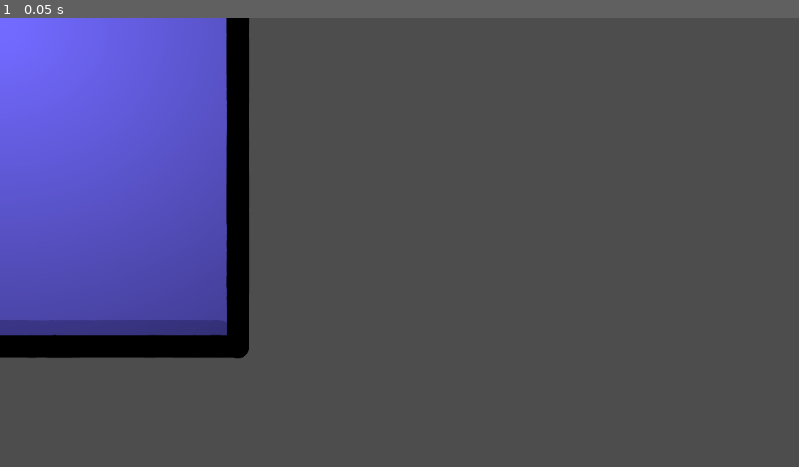
Above: before the commit, frame 1.
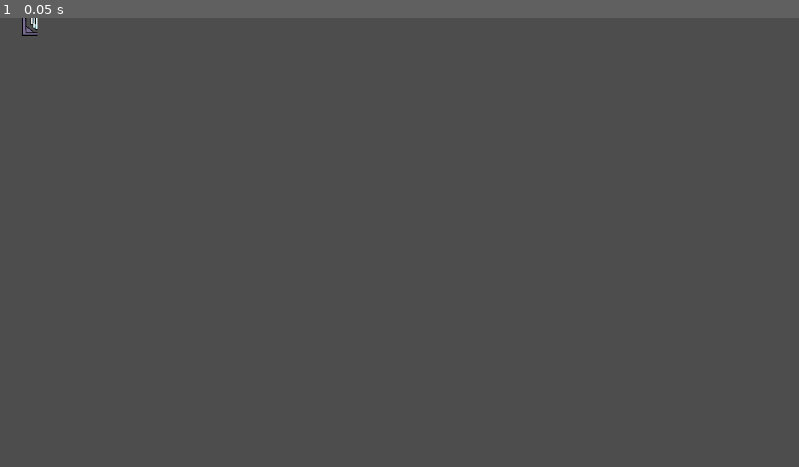
Above: after the commit, the same moment.

Repository: Middle-Endian-HackYeah25/LanternGame
Game: Godot game, scene res://Scenes/Objects/StaticLight.tscn
The game is run twice, just before and just after one commit, with the same random seed, the same clock (stepped at 60 frames per second) and the same inputs. This scene is started directly instead of the project's main scene.
Inputs:
- Up to frame 1 (0.05 s): no input

The runs differ from the first frame. In frame 1, 24% of the frame differs, in the area x 0-32%, y 0-76%.

Commit message:
added lamps

Diff:
--- a/Scenes/Objects/StaticLight.tscn
+++ b/Scenes/Objects/StaticLight.tscn
@@ -1,6 +1,6 @@
 [gd_scene load_steps=5 format=3 uid="uid://cm5whhtej6gi4"]
 
-[ext_resource type="Texture2D" uid="uid://bt8q73t2anywv" path="res://Assets/Biurko/Biurko.png" id="1_j7hgr"]
+[ext_resource type="Texture2D" uid="uid://b8xykidubwtb5" path="res://Assets/Lampa/Lampa.png" id="1_j7hgr"]
 
 [sub_resource type="Gradient" id="Gradient_t7uie"]
 colors = PackedColorArray(1, 1, 1, 1, 0, 0, 0, 1)
@@ -8,23 +8,28 @@
 [sub_resource type="GradientTexture2D" id="GradientTexture2D_210uc"]
 gradient = SubResource("Gradient_t7uie")
 fill = 1
-fill_from = Vector2(0.5, 0.5140187)
-fill_to = Vector2(0.69158876, 0.9018692)
+fill_from = Vector2(0.97196263, 0.5046729)
+fill_to = Vector2(0.41588786, 0.49532712)
 
-[sub_resource type="CircleShape2D" id="CircleShape2D_j7hgr"]
-radius = 28.218285
+[sub_resource type="CapsuleShape2D" id="CapsuleShape2D_t7uie"]
+radius = 20.131817
+height = 50.272728
 
 [node name="StaticLight" type="Node2D"]
+scale = Vector2(0.1, 0.1)
 
 [node name="Sprite2D" type="Sprite2D" parent="."]
 texture = ExtResource("1_j7hgr")
 
 [node name="PointLight2D" type="PointLight2D" parent="."]
-position = Vector2(-1.5, -5)
-scale = Vector2(26.078125, 22)
+position = Vector2(-839.99994, 0)
+scale = Vector2(43.4375, 44.999996)
+energy = 0.7
 texture = SubResource("GradientTexture2D_210uc")
 
 [node name="Area2D" type="Area2D" parent="PointLight2D"]
+position = Vector2(9.438848, 0)
 
 [node name="CollisionShape2D" type="CollisionShape2D" parent="PointLight2D/Area2D"]
-shape = SubResource("CircleShape2D_j7hgr")
+position = Vector2(1.9940081, 0.90909094)
+shape = SubResource("CapsuleShape2D_t7uie")
--- /dev/null
+++ b/Scenes/Objects/deskLamp.tscn
@@ -0,0 +1,31 @@
+[gd_scene load_steps=5 format=3 uid="uid://byosibnpdjtm"]
+
+[ext_resource type="Texture2D" uid="uid://djhopb4qxdyl6" path="res://Assets/Lampa/Lampka1.png" id="1_6khqa"]
+
+[sub_resource type="Gradient" id="Gradient_f5dbd"]
+colors = PackedColorArray(1, 1, 1, 1, 0, 0, 0, 1)
+
+[sub_resource type="GradientTexture2D" id="GradientTexture2D_3mi7m"]
+gradient = SubResource("Gradient_f5dbd")
+fill = 1
+fill_from = Vector2(0.4813084, 0.4906542)
+fill_to = Vector2(0.46728972, 0.10280374)
+
+[sub_resource type="CircleShape2D" id="CircleShape2D_lalr6"]
+radius = 32.45468
+
+[node name="DeskLamp" type="Node2D"]
+
+[node name="Sprite2D" type="Sprite2D" parent="."]
+scale = Vector2(0.1, 0.1)
+texture = ExtResource("1_6khqa")
+
+[node name="PointLight2D" type="PointLight2D" parent="."]
+position = Vector2(8.000008, 4)
+scale = Vector2(4.53125, 4.0206866)
+texture = SubResource("GradientTexture2D_3mi7m")
+
+[node name="Area2D" type="Area2D" parent="PointLight2D"]
+
+[node name="CollisionShape2D" type="CollisionShape2D" parent="PointLight2D/Area2D"]
+shape = SubResource("CircleShape2D_lalr6")
--- /dev/null
+++ b/Scenes/Objects/deskLampBroken.tscn
@@ -0,0 +1,31 @@
+[gd_scene load_steps=5 format=3 uid="uid://dudwtygfgl82t"]
+
+[ext_resource type="Texture2D" uid="uid://bc6twsea1jdf8" path="res://Assets/Lampa/Lampka2.png" id="1_x0a0f"]
+
+[sub_resource type="Gradient" id="Gradient_f5dbd"]
+colors = PackedColorArray(1, 1, 1, 1, 0, 0, 0, 1)
+
+[sub_resource type="GradientTexture2D" id="GradientTexture2D_3mi7m"]
+gradient = SubResource("Gradient_f5dbd")
+fill = 1
+fill_from = Vector2(0.4813084, 0.4906542)
+fill_to = Vector2(0.46728972, 0.10280374)
+
+[sub_resource type="CircleShape2D" id="CircleShape2D_lalr6"]
+radius = 32.45468
+
+[node name="DeskLamp" type="Node2D"]
+
+[node name="Sprite2D" type="Sprite2D" parent="."]
+scale = Vector2(0.1, 0.1)
+texture = ExtResource("1_x0a0f")
+
+[node name="PointLight2D" type="PointLight2D" parent="."]
+position = Vector2(8.000008, 4)
+scale = Vector2(4.53125, 4.0206866)
+texture = SubResource("GradientTexture2D_3mi7m")
+
+[node name="Area2D" type="Area2D" parent="PointLight2D"]
+
+[node name="CollisionShape2D" type="CollisionShape2D" parent="PointLight2D/Area2D"]
+shape = SubResource("CircleShape2D_lalr6")
